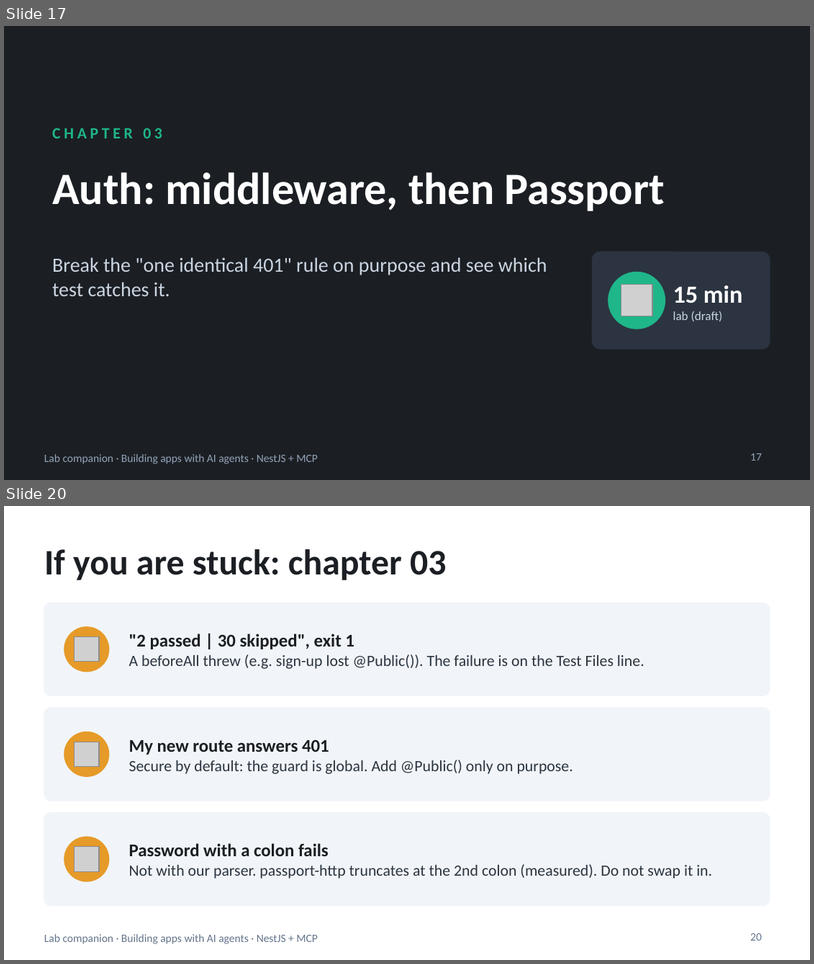
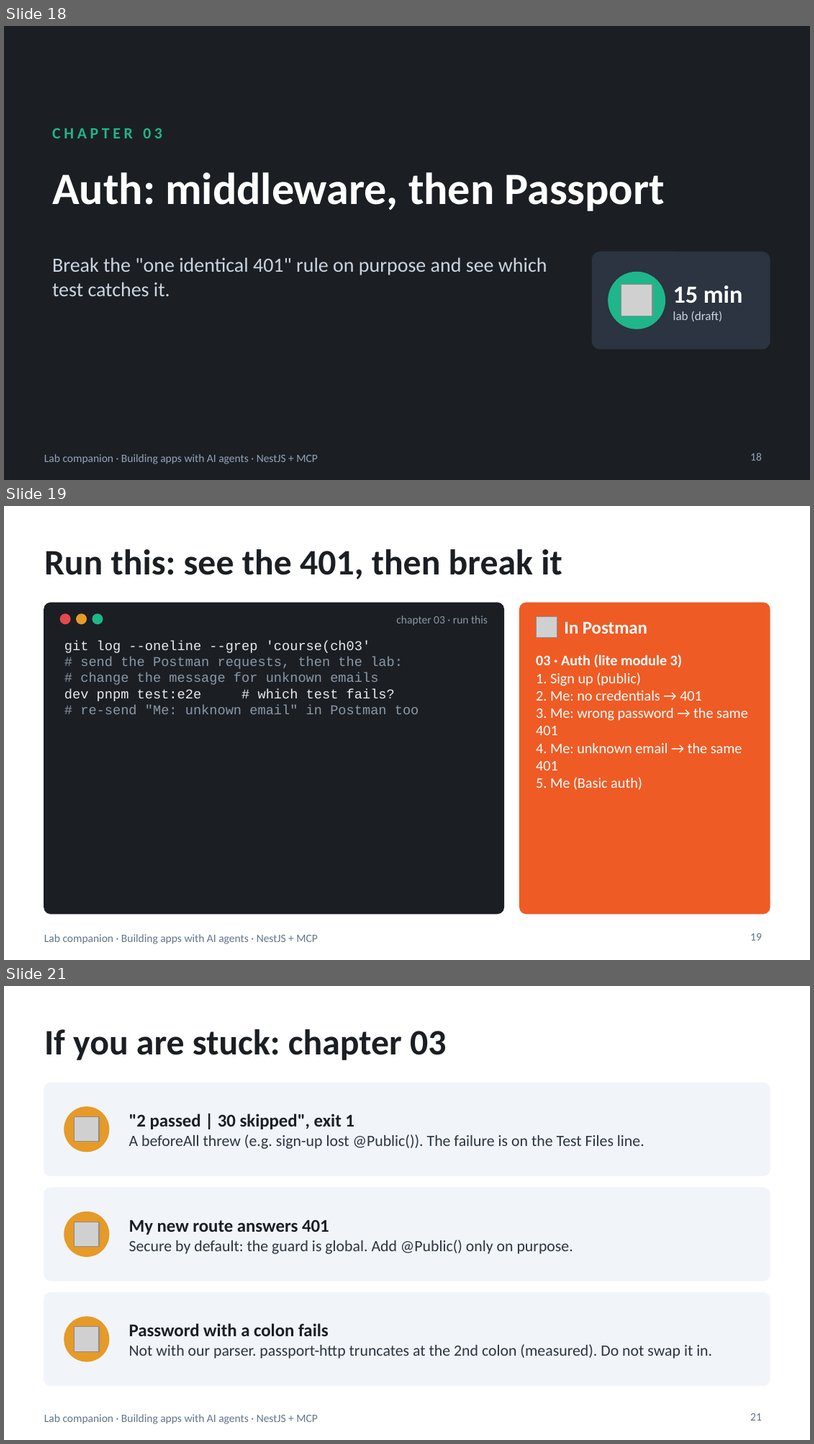
Before and after one commit to blazaga/ai-training-modules, a slide deck: docs/ai-agent-training/slides/lab-companion.pptx. Shown one above the other, each under a label of ours: slides 17 and 20 before the commit, slides 18, 19 and 21 after it; the slides between them are not shown. The pictures are 814x964 and 814x1444 pixels, drawn with LibreOffice and Linux fonts; fonts in the diff are those of the drawing; grey boxes stand for pictures. Boxes give left, top, right and bottom in pixels: in the first picture for what was removed or moved away, otherwise in the second. Text is boxed around its words. In the diff, an @@ line names an element or a change of style, - is before the commit and + after.

```diff
--- a/docs/ai-agent-training/slides/lab-companion.pptx
+++ b/docs/ai-agent-training/slides/lab-companion.pptx
@@ slide 19 added at (4,506,810,960), background #FFFFFF; not listed: 1 template element that a slide beside it also shows @@
@@ title added at (44,549,562,579), 32 pt, text #1B1F24, bold @@
+Run this: see the 401, then break it
@@ rounded rectangle added at (44,602,504,914), fill #1B1F24, outline #1B1F24 1 pt @@
@@ rounded rectangle added at (520,602,770,914), fill #EF5B25, outline #EF5B25 1 pt @@
@@ ellipse added at (60,614,70,624), fill #E5484D, outline #E5484D 1 pt @@
@@ ellipse added at (77,614,86,624), fill #E69A28, outline #E69A28 1 pt @@
@@ ellipse added at (93,614,103,624), fill #1FB68A, outline #1FB68A 1 pt @@
@@ text added at (396,615,488,626), 10 pt, text #8B98A5 @@
+chapter 03 · run this
@@ picture added at (536,616,557,638) @@
@@ text added at (564,622,648,633), 16 pt, text #FFFFFF, bold @@
+In Postman
@@ text added at (64,641,419,714), 12 pt, text #8B98A5 @@
+git log --oneline --grep 'course(ch03'
+# send the Postman requests, then the lab:
+# change the message for unknown emails
+dev pnpm test:e2e # which test fails?
+# re-send "Me: unknown email" in Postman too
@@ text added at (536,654,748,790), 13 pt, text #FFFFFF @@
+03 · Auth (lite module 3)
+1. Sign up (public)
+2. Me: no credentials → 401
+3. Me: wrong password → the same 401
+4. Me: unknown email → the same 401
+5. Me (Basic auth)
@@ page number added at (751,933,762,940), 10 pt, text #64748B @@
+19
@@ what was slide 17 is now slide 18 @@
@@ page number at (751,452,762,460): text changed @@
-17
+18
@@ what was slide 20 is now slide 21 @@
@@ page number at (751,1413,762,1420): text changed @@
-20
+21
```
Also in this commit, not shown: 8 slides changed, 3 other slides added, 3 slides removed, 10 other files.
